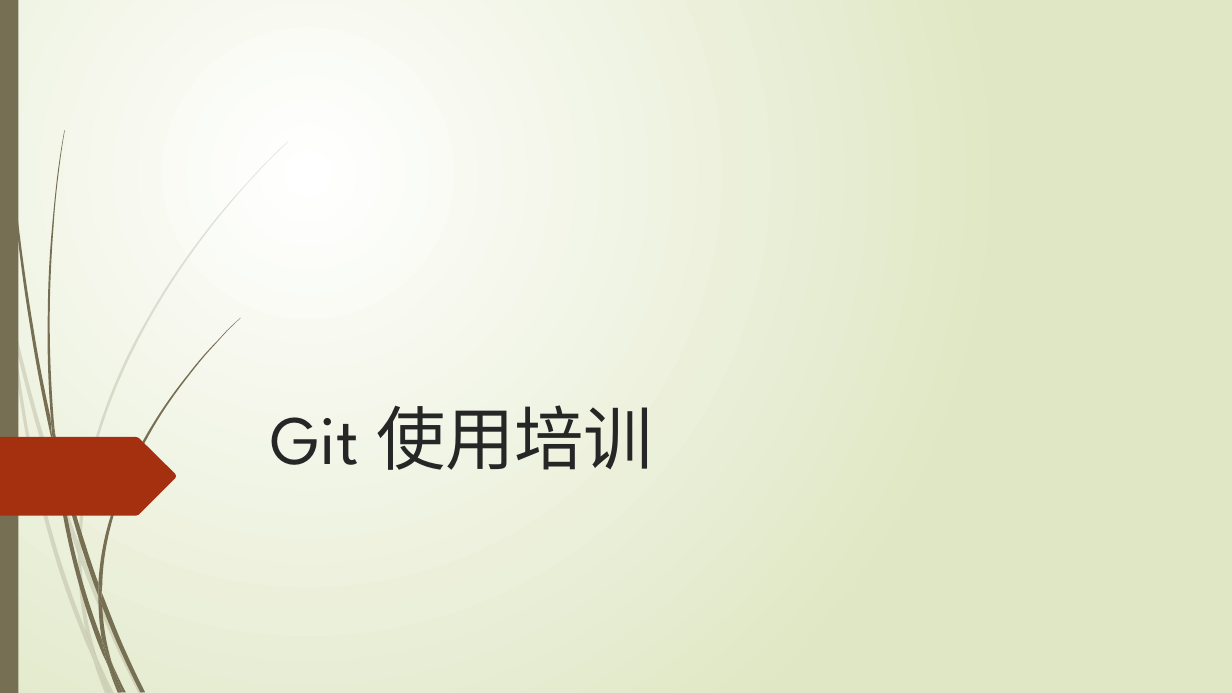
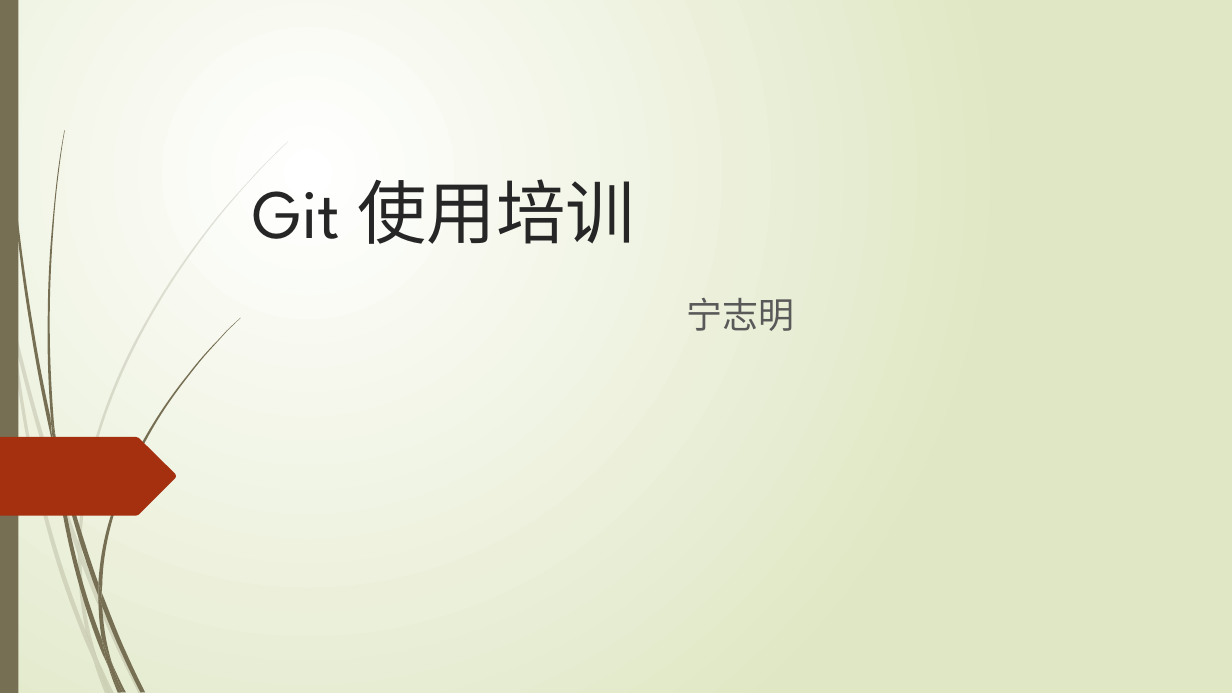
Before and after one commit to watercolor/gitppt, a slide deck: slide 1 of Git.pptx. Drawn at 1232x693 pixels with LibreOffice and Linux fonts; fonts in the diff are those of the drawing. Boxes give left, top, right and bottom in pixels: in the first picture for what was removed or moved away, otherwise in the second. Text is boxed around its words. In the diff, an @@ line names an element or a change of style, - is before the commit and + after.

```diff
--- a/Git.pptx
+++ b/Git.pptx
@@ title "Git 使用培训": place and size @@
-title "Git 使用培训" at [271, 405, 653, 470]
+title "Git 使用培训" at [252, 179, 635, 244]
@@ subtitle added at [686, 298, 794, 331], 28 pt, text #595959 @@
+宁志明
```
Also in this commit, not shown: 5 other slides changed, 6 slides added.
